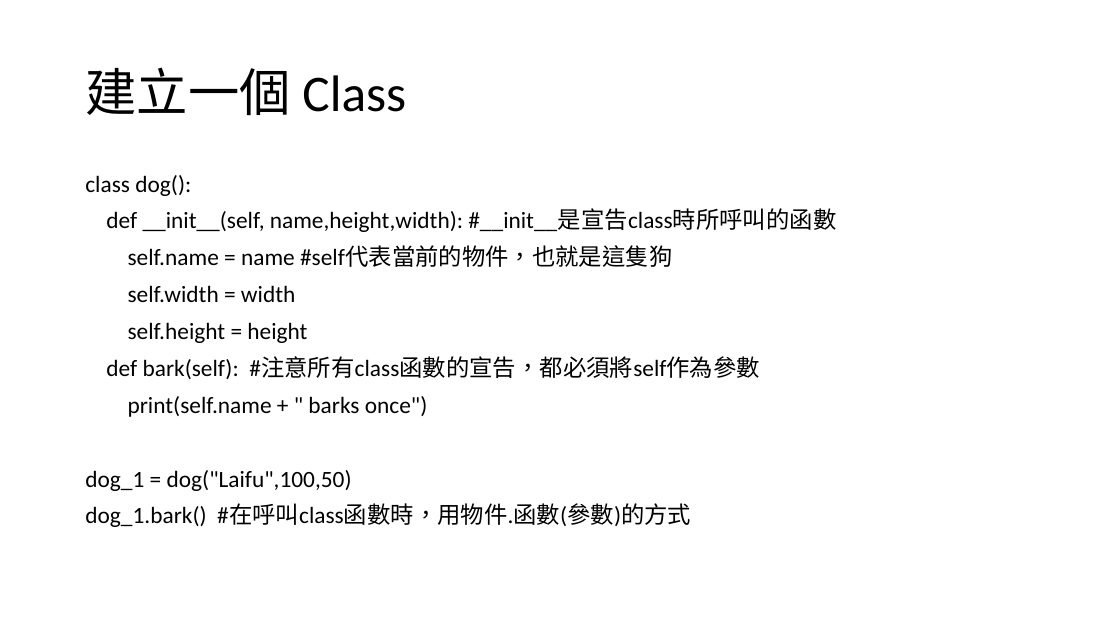
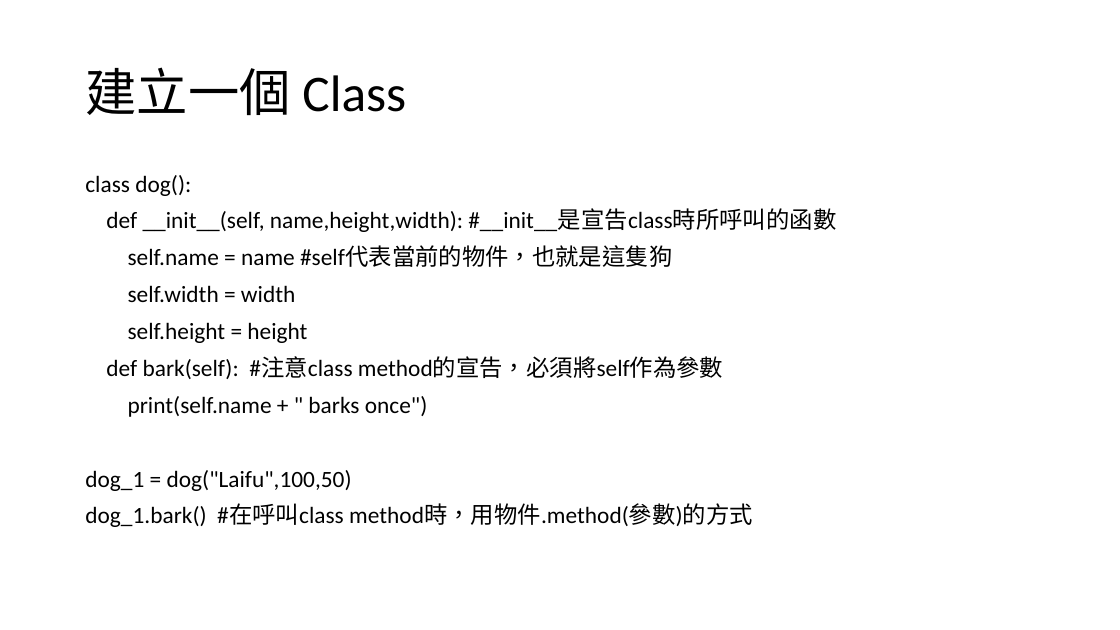
Before and after one commit to cmpss92140/EECS_SUMMER_CAMP, a slide deck: slide 34 of 2018電資營_資工實作.pptx (slide 33 before the commit). Drawn at 1120x630 pixels with LibreOffice and Linux fonts; fonts in the diff are those of the drawing. Boxes give left, top, right and bottom in pixels: in the first picture for what was removed or moved away, otherwise in the second. Text is boxed around its words. In the diff, an @@ line names an element or a change of style, - is before the commit and + after.

Commit message:
Update slides and code

```diff
--- a/2018電資營_資工實作.pptx
+++ b/2018電資營_資工實作.pptx
@@ text at (106,356,723,379): text changed @@
-def bark(self): #注意所有class函數的宣告，都必須將self作為參數
+def bark(self): #注意class method的宣告，必須將self作為參數
@@ text at (85,504,753,527): text changed @@
-dog_1.bark() #在呼叫class函數時，用物件.函數(參數)的方式
+dog_1.bark() #在呼叫class method時，用物件.method(參數)的方式
```
Also in this commit, not shown: 1 other slide changed, 1 slide added, 4 other files.
